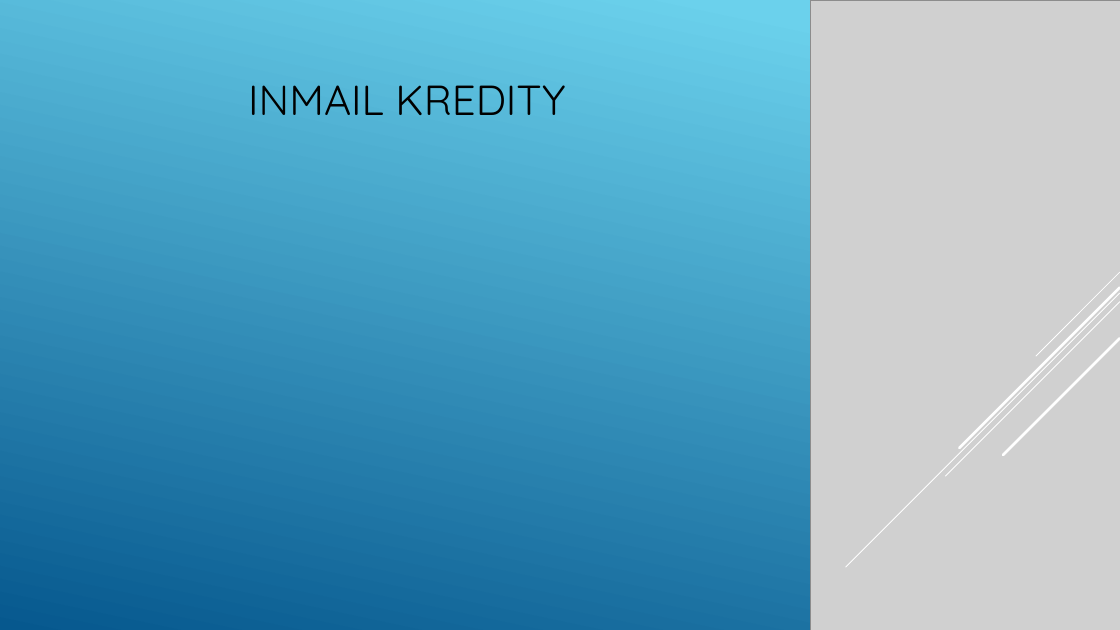
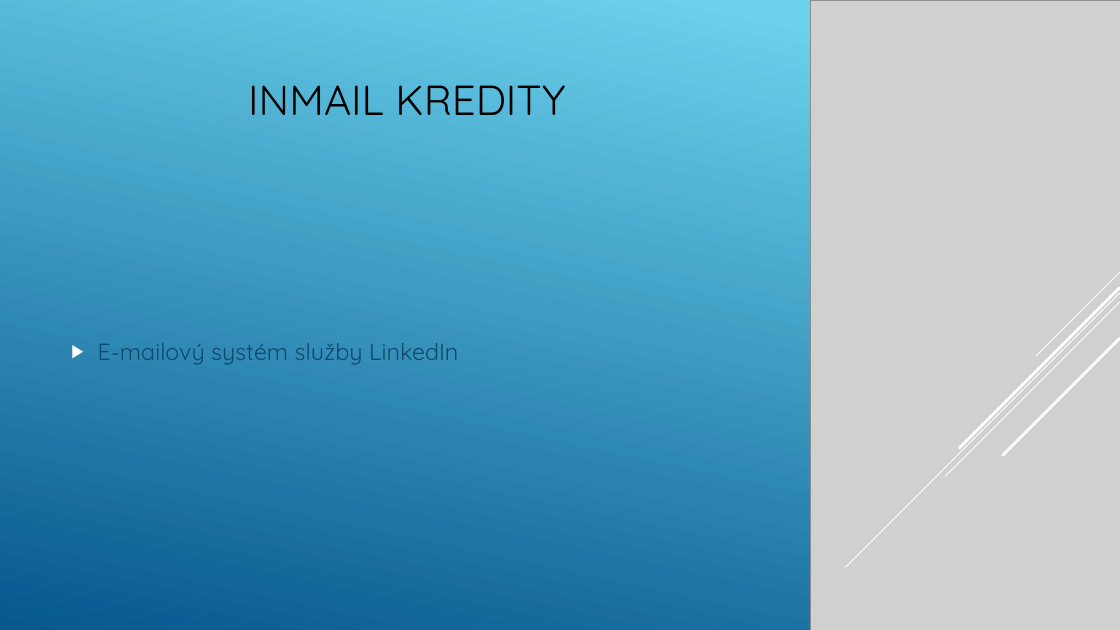
Before and after one commit to Jelenos69/I11-prezentace-Jel-nek, a slide deck: slide 16 of Jelinek.pptx. Drawn at 1120x630 pixels with LibreOffice and Linux fonts; fonts in the diff are those of the drawing; grey boxes stand for pictures. Boxes give left, top, right and bottom in pixels: in the first picture for what was removed or moved away, otherwise in the second. Text is boxed around its words. In the diff, an @@ line names an element or a change of style, - is before the commit and + after.

```diff
--- a/Jelinek.pptx
+++ b/Jelinek.pptx
@@ text added at (x1=98, y1=343, x2=458, y2=365), 20 pt, text #0F496F @@
+▶ E-mailový systém služby LinkedIn
```
Also in this commit, not shown: 2 other slides changed, 1 slide added, 2 slides removed.
